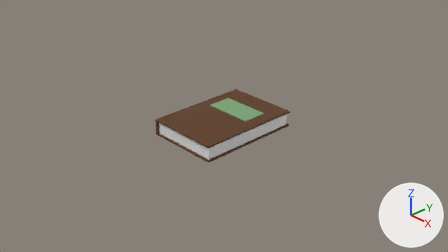
The Blender file resources/blender/book.blend as it was, and as the next commit left it.
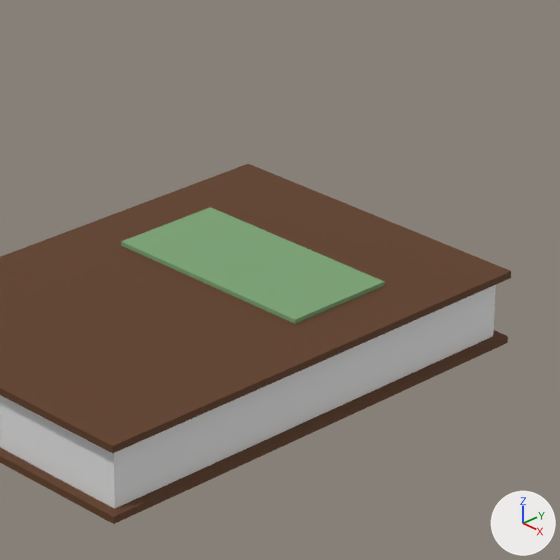
Each version is shown from the file's camera 'Camera', then close up on the part from 41% to 67% of the width and 22% to 68% of the height. Every picture has the same lights, and +X, +Y and +Z are marked at lower right.

Script lines for the objects in view, before the commit:
```python
mat_material_003 = principled_material('Material.003')
mat_material_003.base_color = (0.203, 0.37, 0.182)  # green #7ca476
mat_material_003.roughness = 1.0
me_cube = bpy.data.meshes.new('Cube')
me_cube.from_pydata(...)  # a box spanning x -1.0..1.0, y -1.0..1.0, z -1.0..1.0
me_cube.materials.append(mat_material)  # its picture is missing
me_cube_002 = bpy.data.meshes.new('Cube.002')
me_cube_002.from_pydata(...)  # a box spanning x -1.0..1.0, y -1.0..1.0, z -1.0..1.0
me_cube_002.materials.append(mat_material_002)  # white #e7e7e7
me_cube_003 = bpy.data.meshes.new('Cube.003')
me_cube_003.from_pydata(...)  # a box spanning x -1.0..1.0, y -1.0..1.0, z -1.0..1.0
me_cube_003.materials.append(mat_material_003)  # green #7ca476
ob_cube = bpy.data.objects.new('Cube', me_cube)
ob_cube.location = (0.0, 0.0, 0.0)
ob_cube.scale = (0.702, 1.0, 0.149)
_m = ob_cube.modifiers.new('Boolean', 'BOOLEAN')
_m.object = ob_cube_001
ob_cube_002 = bpy.data.objects.new('Cube.002', me_cube_002)
ob_cube_002.location = (0.005, 0.0, 0.0)
ob_cube_002.scale = (0.659, 0.961, 0.121)
ob_cube_003 = bpy.data.objects.new('Cube.003', me_cube_003)
ob_cube_003.location = (0.0, 0.33, 0.066)
ob_cube_003.scale = (0.465, 0.234, 0.101)
```
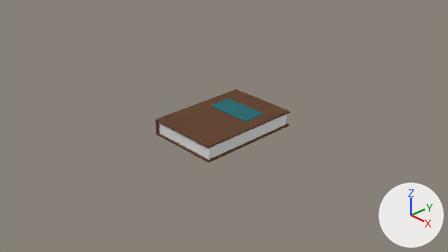
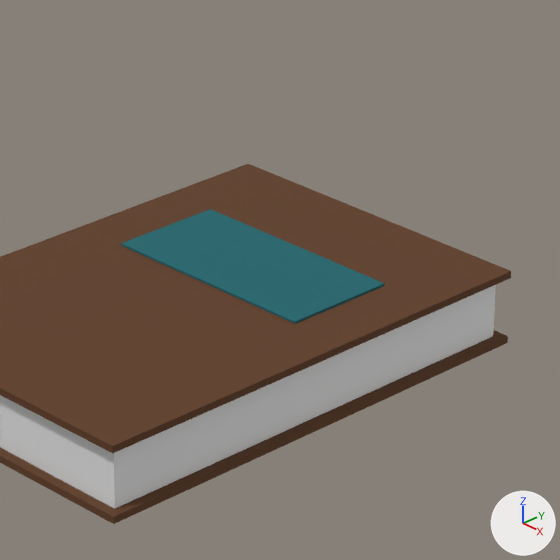
Boxes (x1, y1, x2, y2) around the edits, measured in the close-ups (560 x 560 px):
'Cube.003', recoloured, moved (green to cyan)
    before: (121, 207, 385, 324)
    after: (121, 209, 385, 324)

What the commit changed:
Material 'Material.003' (mat_material_003) changes colour from green #7ca476 to dark cyan #18666e; in linear values from (0.203, 0.37, 0.182) to (0.00917, 0.134, 0.156).
Object 'Cube.003' (ob_cube_003) moves from (0.0, 0.33, 0.066) to (0.0, 0.33, 0.058).
